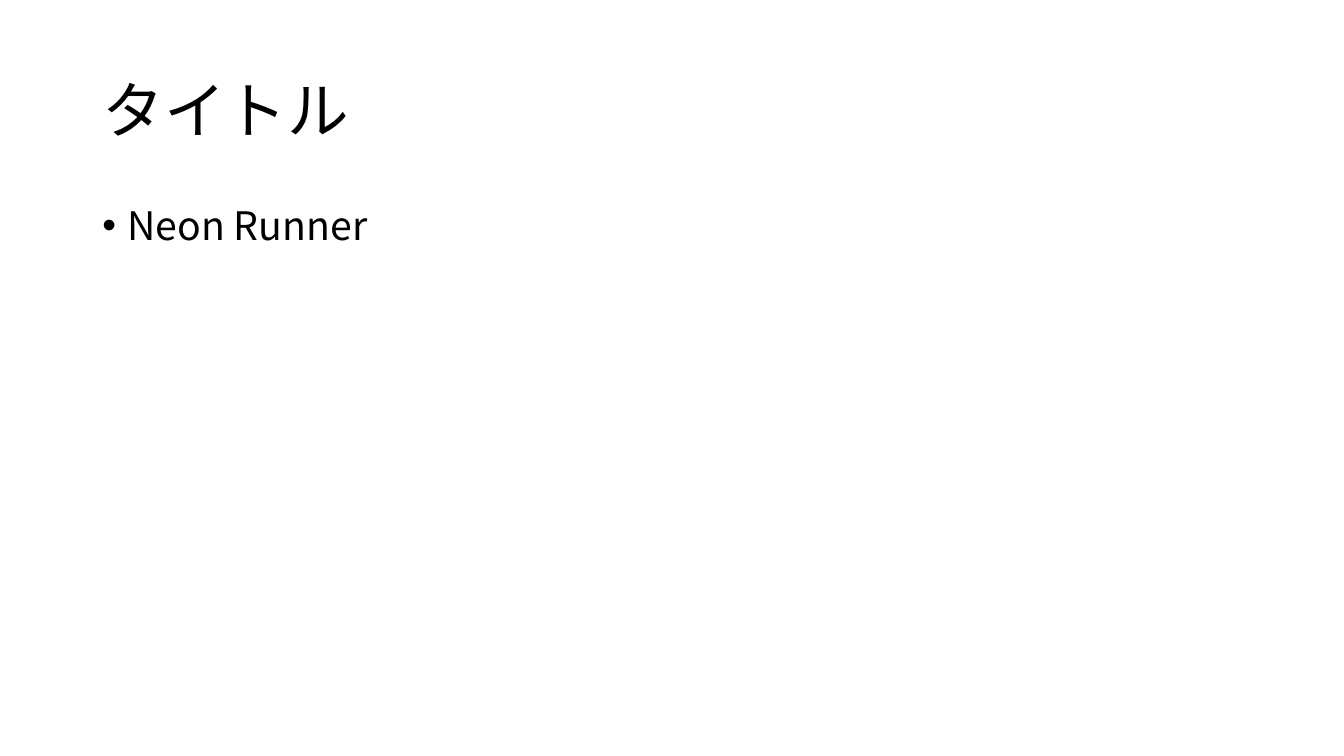
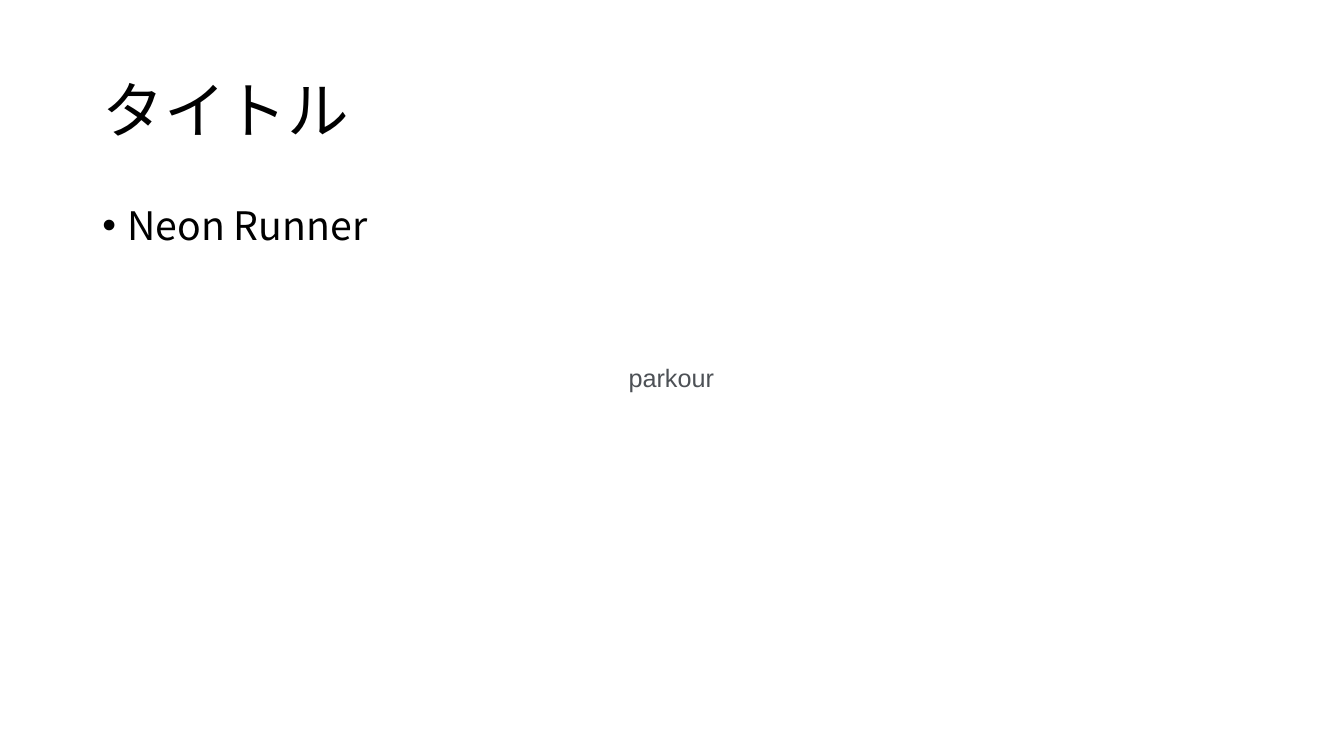
Before and after one commit to Soumakakami/ActionGame, a slide deck: slide 4 of 4年生前期末特別制作企画書.pptx. Drawn at 1344x756 pixels with LibreOffice and Linux fonts; fonts in the diff are those of the drawing. Boxes give left, top, right and bottom in pixels: in the first picture for what was removed or moved away, otherwise in the second. Text is boxed around its words. In the diff, an @@ line names an element or a change of style, - is before the commit and + after.

```diff
--- a/4年生前期末特別制作企画書.pptx
+++ b/4年生前期末特別制作企画書.pptx
@@ text added at box(629, 368, 714, 393), 18 pt, text #4D5156 @@
+parkour
```
Also in this commit, not shown: 1 slide added, 7 other files.
